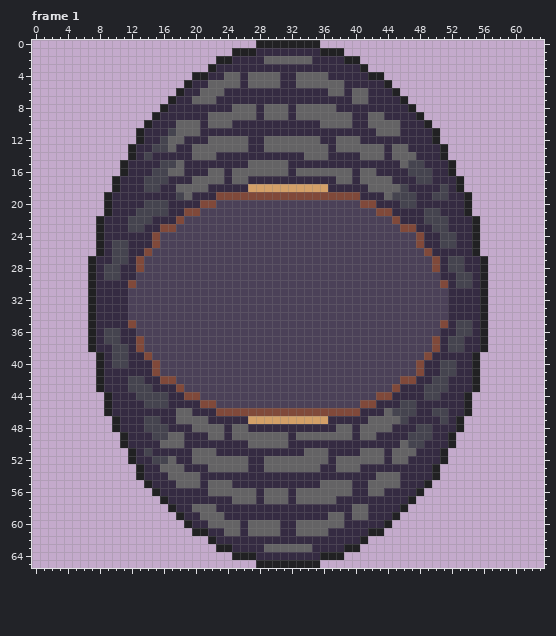
Edited in one commit: pixel-art file (Assets/Resources/Boss/eye_body.aseprite). Above is the file before it was changed.
64x66 pixels, 13 frames. Shown: frame 1. The commit also changed other frames, which this record leaves out.
Now the later version:
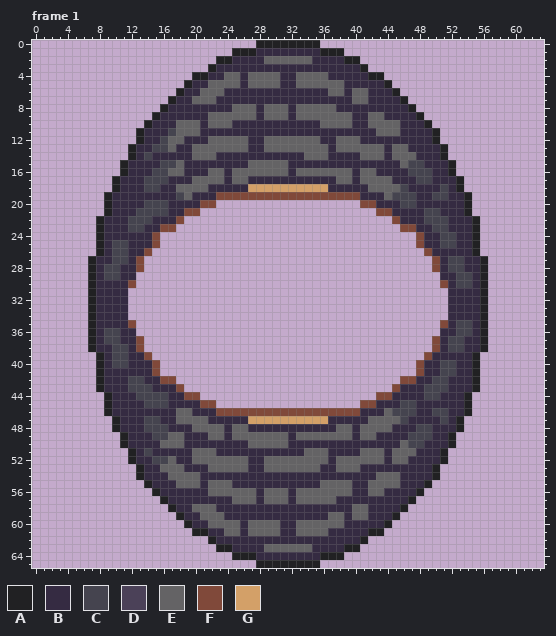
Palette (. is transparent): A #212123  B #352b42  C #45444f  D #4b4158  E #646365  F #80493a  G #d3a068
From old to new:
Frame 1, layer "body":
y 20: x 23..40 DDDDDDDDDDDDDDDDDD -> ..................
y 21: x 21..42 DDDDDDDDDDDDDDDDDDDDDD -> ......................
y 22: x 19..44 DDDDDDDDDDDDDDDDDDDDDDDDDD -> ..........................
y 23: x 18..45 DDDDDDDDDDDDDDDDDDDDDDDDDDDD -> ............................
y 24..25: x 16..47 DDDDDDDDDDDDDDDDDDDDDDDDDDDDDDDD -> ................................
y 26: x 15..48 DDDDDDDDDDDDDDDDDDDDDDDDDDDDDDDDDD -> ..................................
y 27..28: x 14..49 DDDDDDDDDDDDDDDDDDDDDDDDDDDDDDDDDDDD -> ....................................
y 29..30: x 13..50 DDDDDDDDDDDDDDDDDDDDDDDDDDDDDDDDDDDDDD -> ......................................
y 31..34: x 12..51 DDDDDDDDDDDDDDDDDDDDDDDDDDDDDDDDDDDDDDDD -> ........................................
y 35..36: x 13..50 DDDDDDDDDDDDDDDDDDDDDDDDDDDDDDDDDDDDDD -> ......................................
y 37..38: x 14..49 DDDDDDDDDDDDDDDDDDDDDDDDDDDDDDDDDDDD -> ....................................
y 39: x 15..48 DDDDDDDDDDDDDDDDDDDDDDDDDDDDDDDDDD -> ..................................
y 40..41: x 16..47 DDDDDDDDDDDDDDDDDDDDDDDDDDDDDDDD -> ................................
y 42: x 18..45 DDDDDDDDDDDDDDDDDDDDDDDDDDDD -> ............................
y 43: x 19..44 DDDDDDDDDDDDDDDDDDDDDDDDDD -> ..........................
y 44: x 21..42 DDDDDDDDDDDDDDDDDDDDDD -> ......................
y 45: x 23..40 DDDDDDDDDDDDDDDDDD -> ..................
Pixel boxes of the changes (left, top, right, bottom) in both pictures:
erased: (128, 200, 448, 408)
